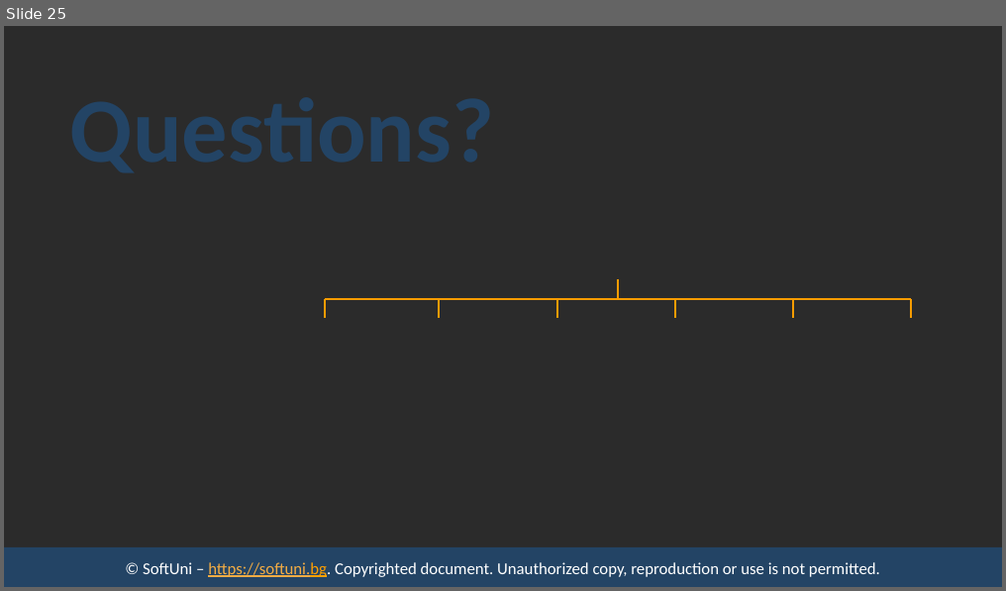
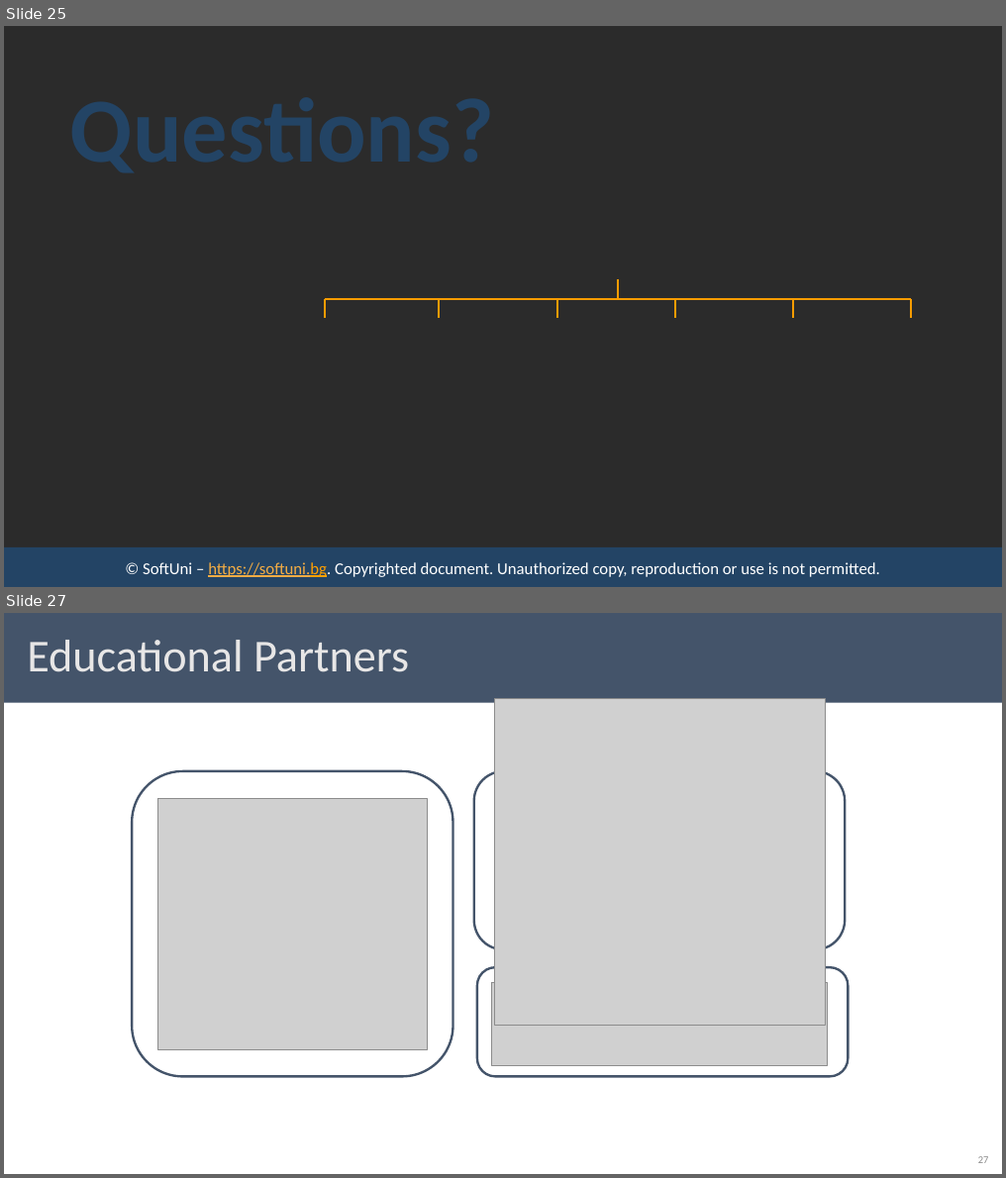
Before and after one commit to ErayErol/Software-University-Courses, a slide deck: 2021.09 - [ JS Back End ]/07 - [ Sessions And Authentication ]/00 - [ Resources ]/Presentation.pptx. Shown one above the other, each under a label of ours: slide 25 before the commit, slides 25 and 27 after it; the slides between them are not shown. The pictures are 1006x591 and 1006x1178 pixels, drawn with LibreOffice and Linux fonts; fonts in the diff are those of the drawing; grey boxes stand for pictures; background and template pictures are left out; a plain dark background stands for a picture behind light text. Boxes give left, top, right and bottom in pixels: in the first picture for what was removed or moved away, otherwise in the second. Text is boxed around its words. In the diff, an @@ line names an element or a change of style, - is before the commit and + after.

```diff
--- a/2021.09 - [ JS Back End ]/07 - [ Sessions And Authentication ]/00 - [ Resources ]/Presentation.pptx
+++ b/2021.09 - [ JS Back End ]/07 - [ Sessions And Authentication ]/00 - [ Resources ]/Presentation.pptx
@@ slide 27 added at bbox=[4, 613, 1002, 1174], background #FFFFFF @@
@@ rectangle added at bbox=[4, 613, 1002, 703], fill #44546A @@
@@ title added at bbox=[27, 640, 409, 672], 44 pt, text #E7E6E6 @@
+Educational Partners
@@ picture added at bbox=[494, 699, 826, 1026] @@
@@ rounded rectangle added at bbox=[132, 771, 453, 1077], fill #FFFFFF, outline #44546A 2.25 pt @@
@@ rounded rectangle added at bbox=[474, 771, 845, 951], fill #FFFFFF, outline #44546A 2.25 pt @@
@@ picture added at bbox=[158, 799, 427, 1051] @@
@@ rounded rectangle added at bbox=[477, 967, 847, 1077], fill #FFFFFF, outline #44546A 2.25 pt @@
@@ picture added at bbox=[492, 983, 829, 1065] @@
@@ page number added at bbox=[978, 1157, 989, 1163], 10 pt, text #8C8C8C @@
+27
```
Also in this commit, not shown: 5 slides changed, 1 other slide added, 38 other files.
